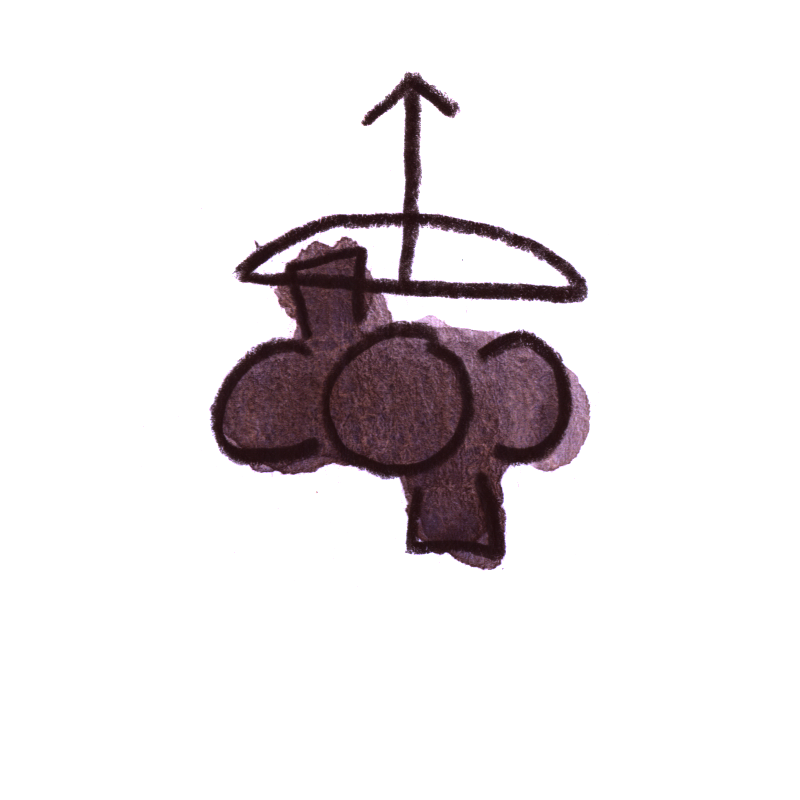
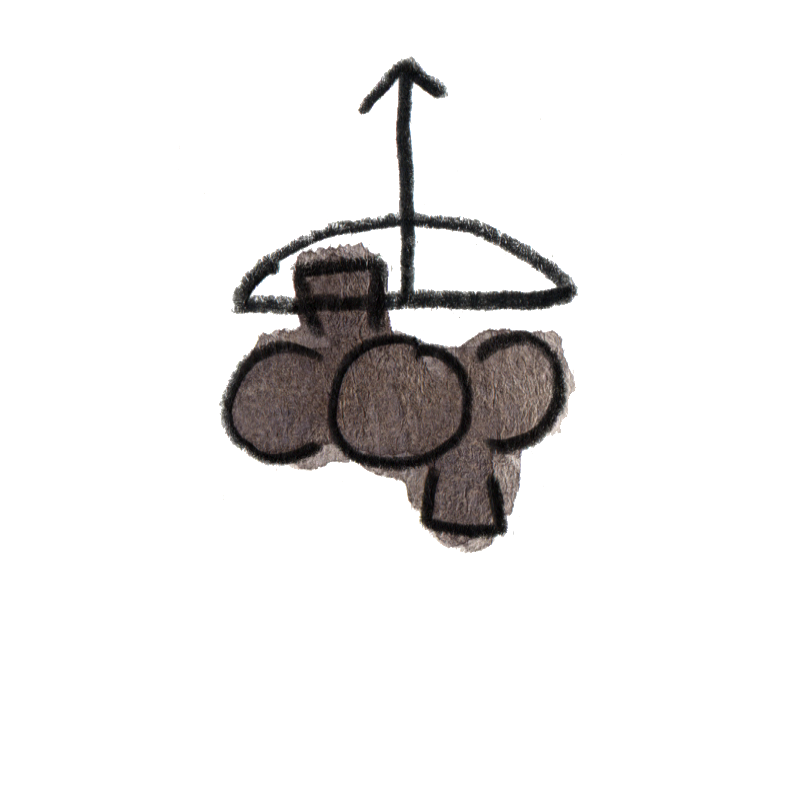
Revision of a layered 800px x 800px image; what changed, layer by layer:
removed layer "4" over (x1=141, y1=71, x2=609, y2=587)
added layer "Pasted Layer" over (x1=178, y1=56, x2=622, y2=554)
